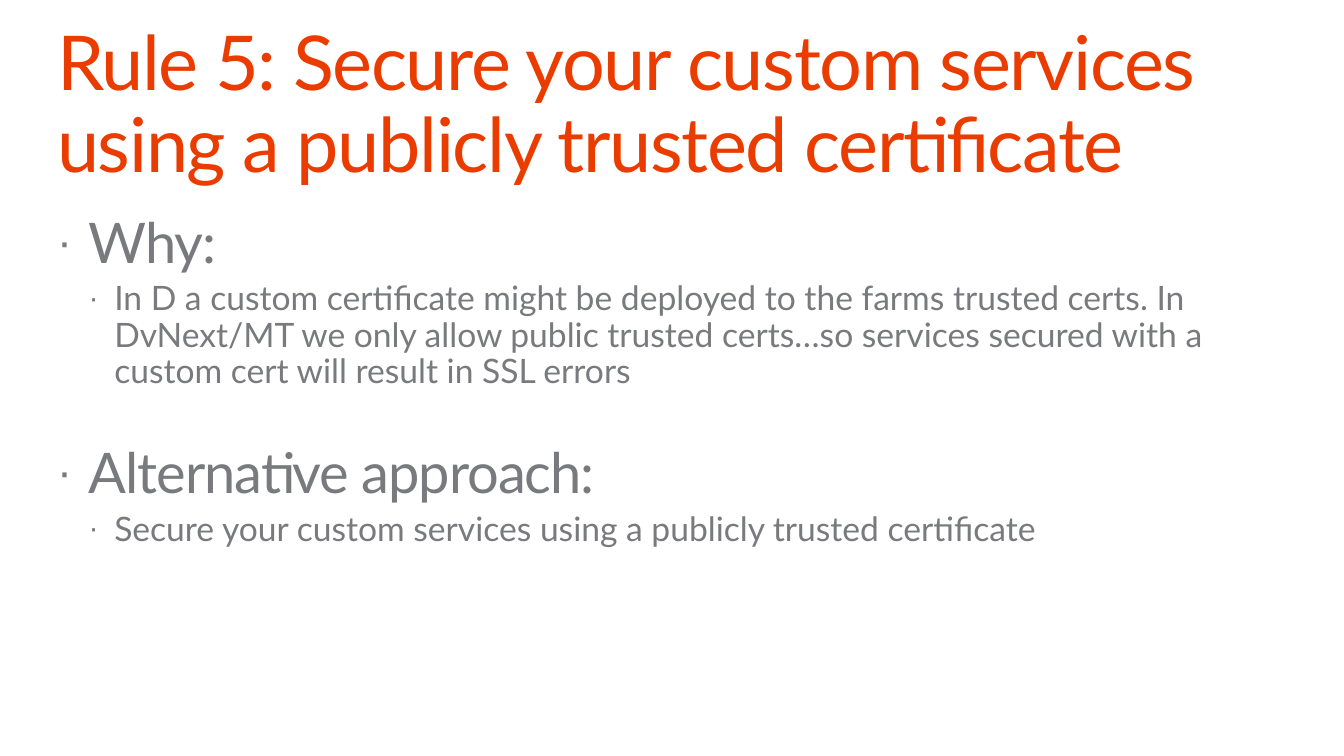
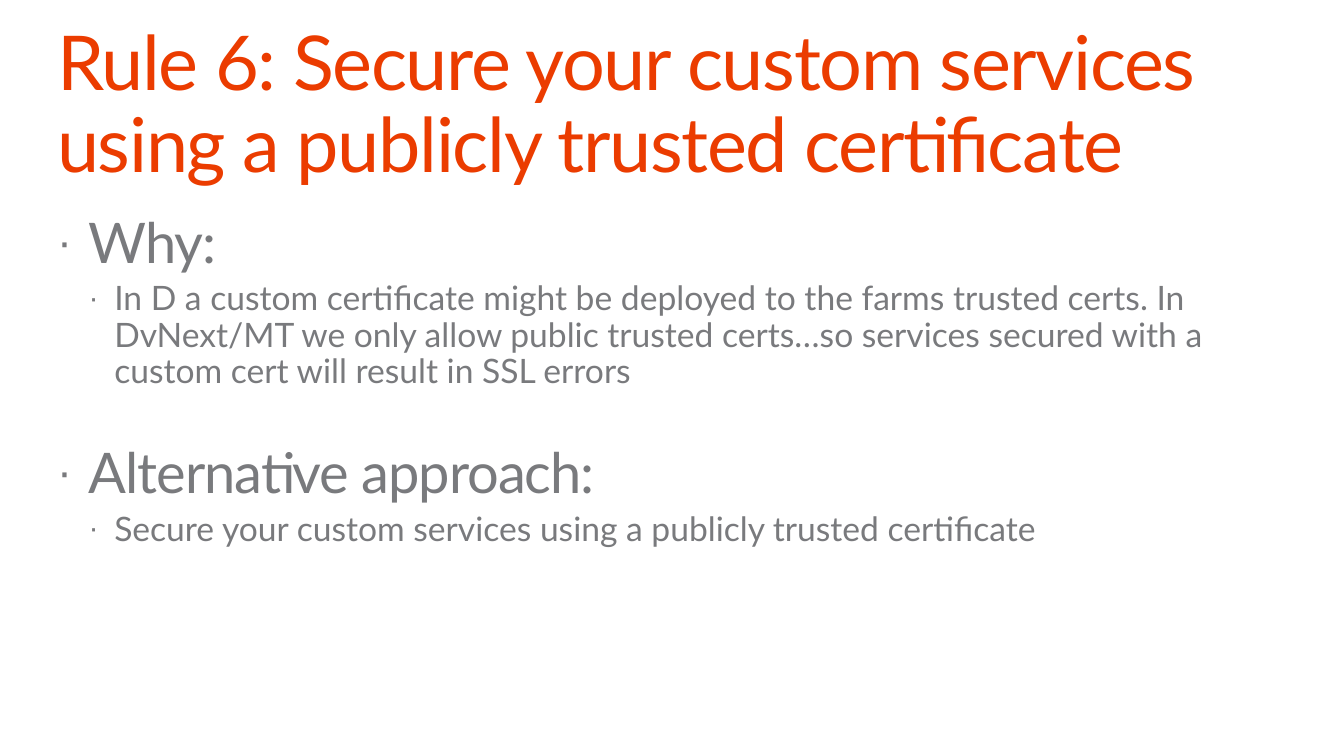
Before and after one commit to pnp/PnP-Transformation, a slide deck: slide 96 of InfoPath/Guidance/Decks/Office 365 JDP InfoPath - Self-service manual.pptx (slide 86 before the commit). Drawn at 1344x756 pixels with LibreOffice and Linux fonts; fonts in the diff are those of the drawing; background and template pictures are left out. Boxes give left, top, right and bottom in pixels: in the first picture for what was removed or moved away, otherwise in the second. Text is boxed around its words. In the diff, an @@ line names an element or a change of style, - is before the commit and + after.

```diff
--- a/InfoPath/Guidance/Decks/Office 365 JDP InfoPath - Self-service manual.pptx
+++ b/InfoPath/Guidance/Decks/Office 365 JDP InfoPath - Self-service manual.pptx
@@ title at [57,34,1196,186]: text changed @@
-Rule 5: Secure your custom services using a publicly trusted certificate
+Rule 6: Secure your custom services using a publicly trusted certificate
```
Also in this commit, not shown: 22 other slides changed, 10 slides added.
